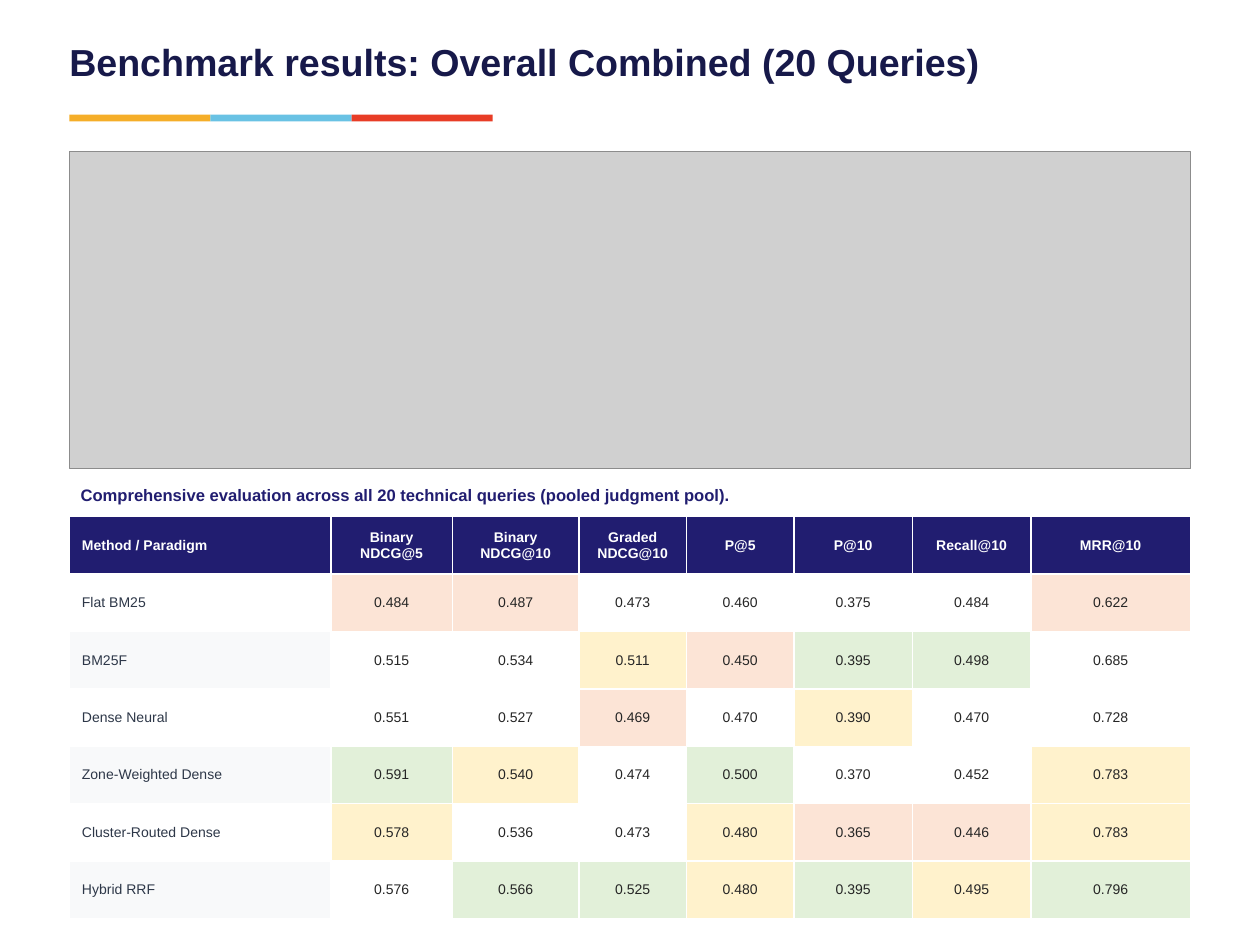
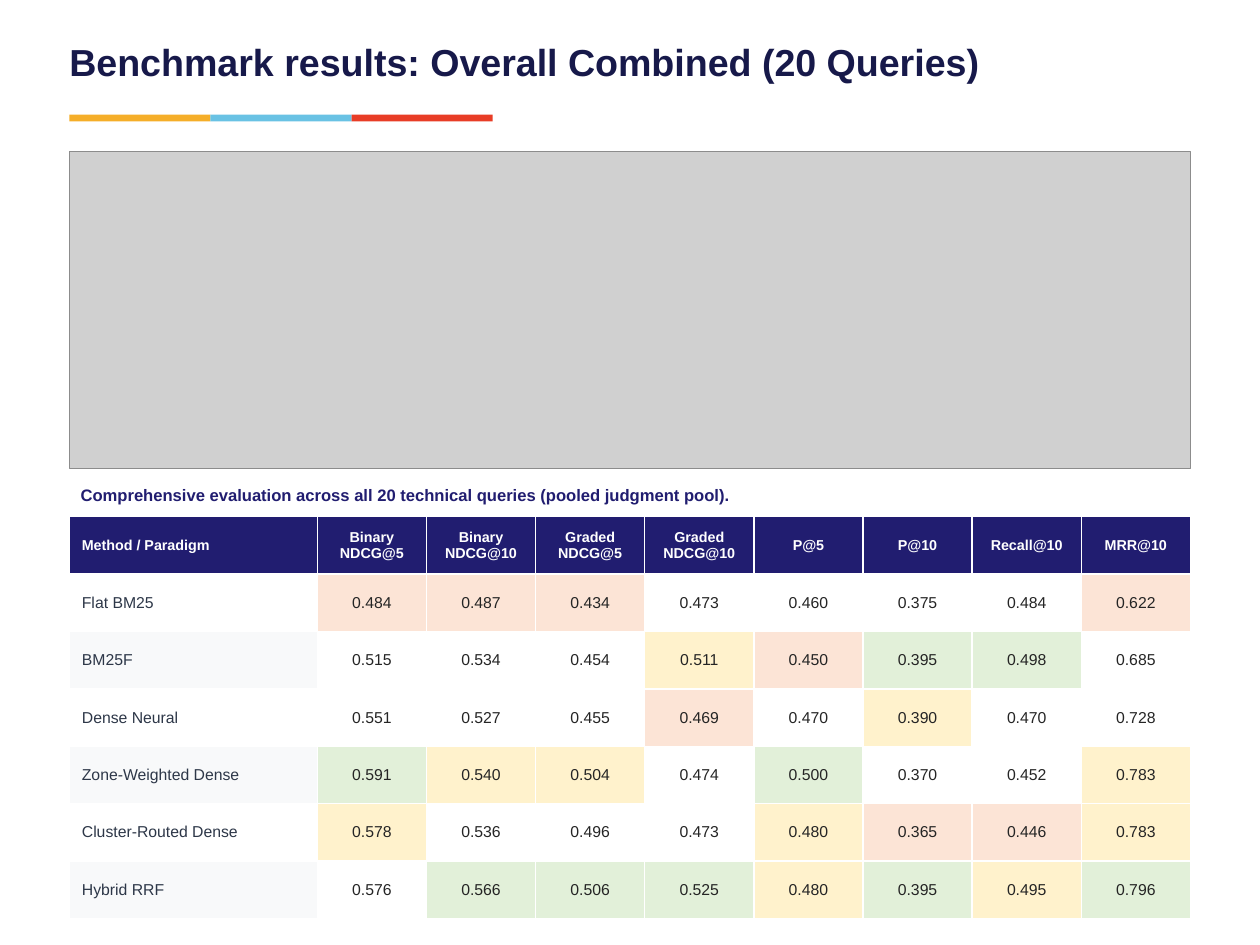
Before and after one commit to vishrutbhushan/ir-benchmark, a slide deck: slide 11 of presentation/Group7_BM25 vs Neural Retrieval on Technical Documents.pptx. Drawn at 1260x945 pixels with LibreOffice and Linux fonts; fonts in the diff are those of the drawing; grey boxes stand for pictures. Boxes give left, top, right and bottom in pixels: in the first picture for what was removed or moved away, otherwise in the second. Text is boxed around its words. In the diff, an @@ line names an element or a change of style, - is before the commit and + after.

Commit message:
PPT

```diff
--- a/presentation/Group7_BM25 vs Neural Retrieval on Technical Documents.pptx
+++ b/presentation/Group7_BM25 vs Neural Retrieval on Technical Documents.pptx
@@ table at <box>69,517,1194,919</box> @@
+column 4: Graded NDCG@5 | 0.434 | 0.454 | 0.455 | 0.504 | 0.496 | 0.506
```
Also in this commit, not shown: 2 other slides changed, 1 slide added.
